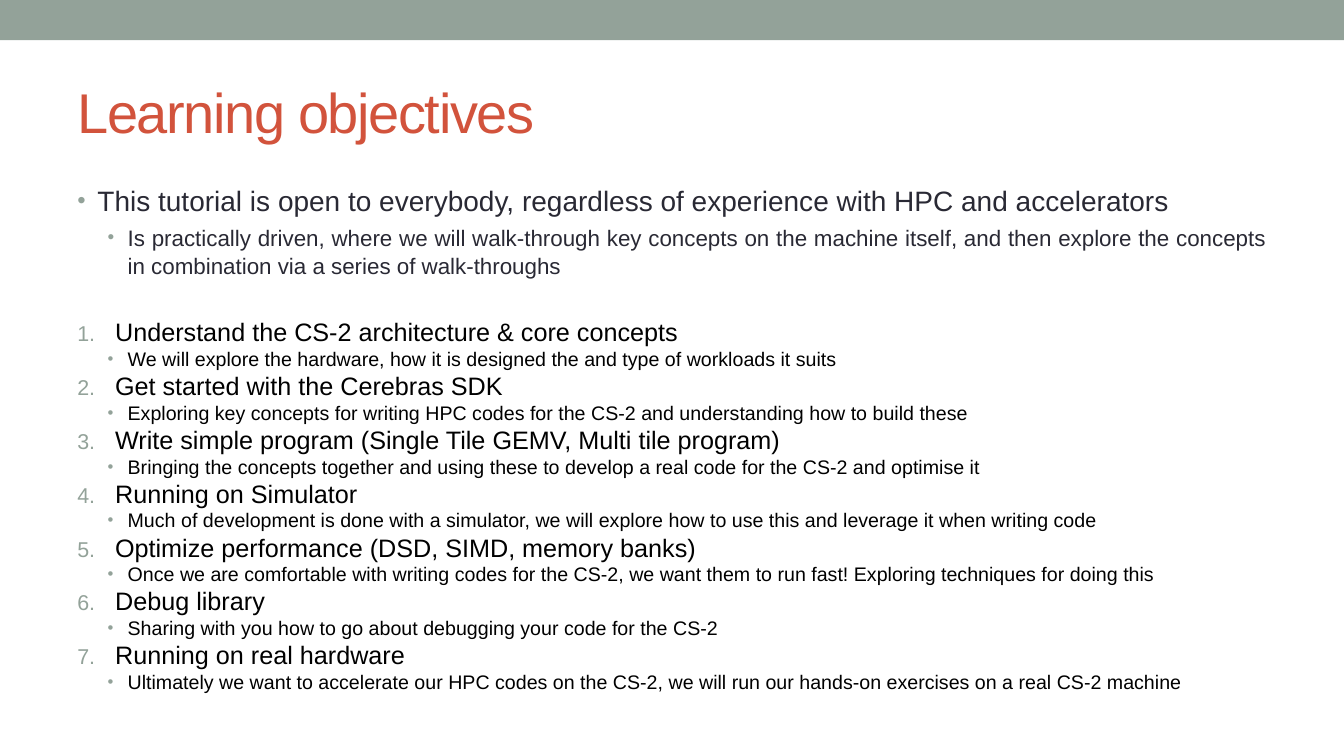
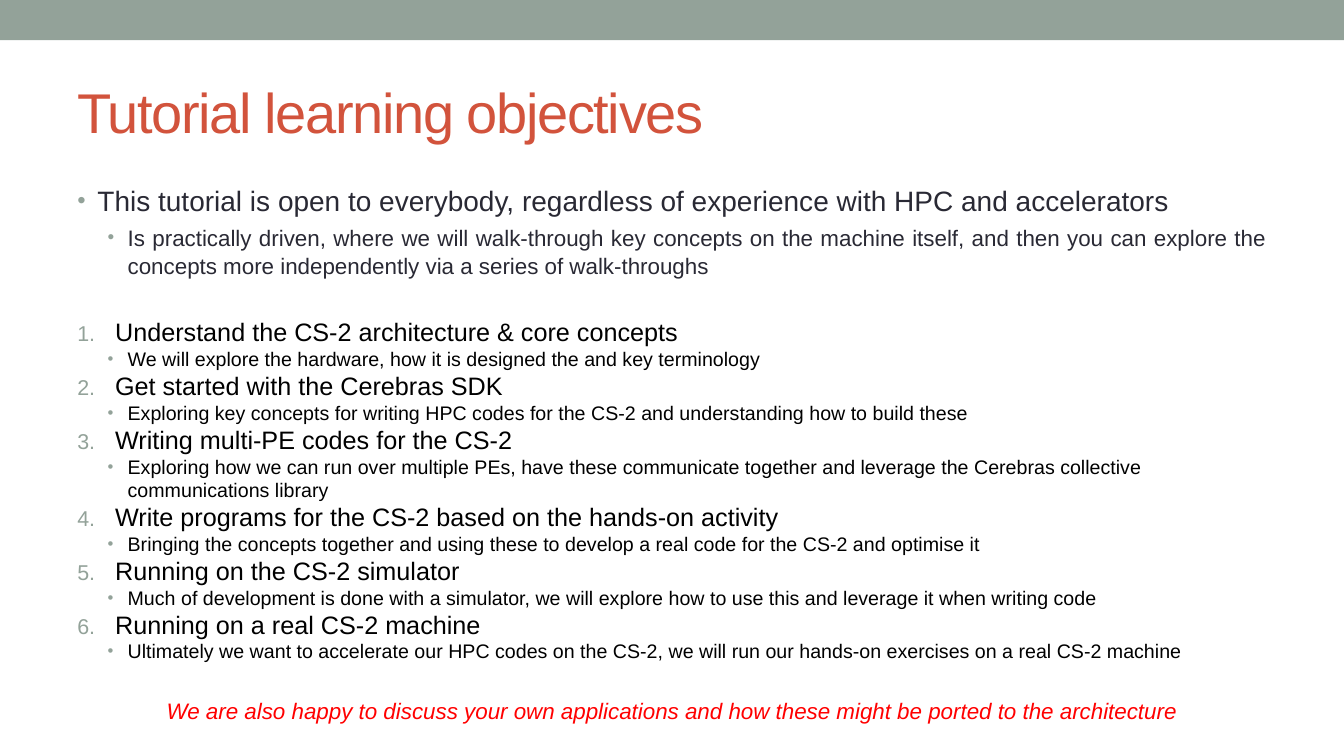
Before and after one commit to EPCCed/cs2-sdk-training, a slide deck: slide 5 of lectures/powerpoints/Welcome and overview.pptx (slide 3 before the commit). Drawn at 1344x756 pixels with LibreOffice and Linux fonts; fonts in the diff are those of the drawing. Boxes give left, top, right and bottom in pixels: in the first picture for what was removed or moved away, otherwise in the second. Text is boxed around its words. In the diff, an @@ line names an element or a change of style, - is before the commit and + after.

```diff
--- a/lectures/powerpoints/Welcome and overview.pptx
+++ b/lectures/powerpoints/Welcome and overview.pptx
@@ title at [77,92,703,143]: text changed @@
-Learning objectives
+Tutorial learning objectives
@@ text at [128,229,1265,279]: text changed @@
-  • Is practically driven, where we will walk-through key concepts on the machine itself, and then explore the concepts in combination via a series of walk-throughs
+  • Is practically driven, where we will walk-through key concepts on the machine itself, and then you can explore the concepts more independently via a series of walk-throughs
@@ text at [128,351,759,370]: text changed @@
-  • We will explore the hardware, how it is designed the and type of workloads it suits
+  • We will explore the hardware, how it is designed the and key terminology
@@ text at [115,430,1141,532]: text changed; size 18 to 14 pt @@
-3. Write simple program (Single Tile GEMV, Multi tile program)
+3. Writing multi-PE codes for the CS-2
+  • Exploring how we can run over multiple PEs, have these communicate together and leverage the Cerebras collective communications library
+4. Write programs for the CS-2 based on the hands-on activity
@@ text at [115,561,459,586]: text changed @@
-4. Running on Simulator
+5. Running on the CS-2 simulator
@@ text at [115,615,480,640]: text changed; size 14 to 18 pt @@
-5. Optimize performance (DSD, SIMD, memory banks)
-  • Once we are comfortable with writing codes for the CS-2, we want them to run fast! Exploring techniques for doing this
-6. Debug library
-  • Sharing with you how to go about debugging your code for the CS-2
-7. Running on real hardware
+6. Running on a real CS-2 machine
@@ text added at [167,702,1177,724], 16 pt, text #FF0000, italic @@
+We are also happy to discuss your own applications and how these might be ported to the architecture
```
Also in this commit, not shown: 3 other slides changed, 2 slides added.
